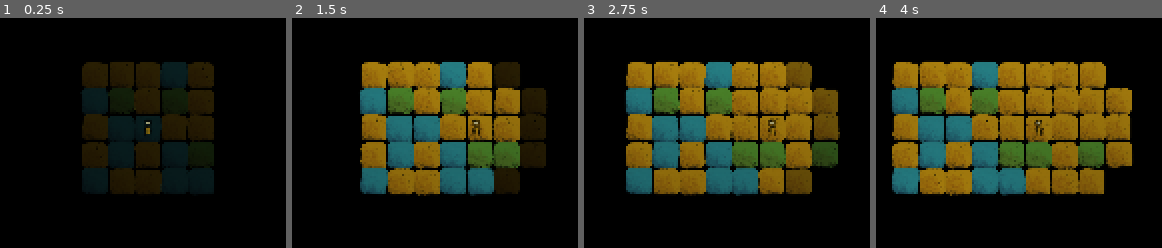
Above: before the commit, frames 1-4 (left to right).
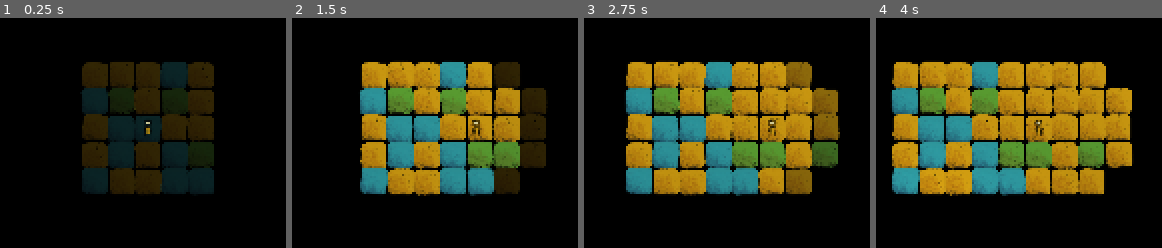
Above: after the commit, the same moments.

Repository: arrayewhy/Worlds
Game: Godot game, scene res://Scenes/Main.tscn
The game is run twice, just before and just after one commit, with the same random seed, the same clock (stepped at 60 frames per second) and the same inputs.
Inputs (mouse positions are in pixels of both pictures, inside the frame that each line leads up to):
- Up to frame 1 (0.25 s): no input
- Up to frame 2 (1.5 s): tap Enter (Enter) at 0.5, 0.6 s; move the mouse to (outside the picture) at 0.52 s; hold D (Right) 0.53-1.25 s; click (outside the picture) at 0.67 s; drag from (outside the picture) to (outside the picture) at 1.27 s
- Up to frame 3 (2.75 s): move the mouse to (outside the picture) at 2.02 s; hold D (Right) from 2.03 s (still down); tap O at 2.1 s
- Up to frame 4 (4 s): release D (Right) at 2.75 s; drag from (outside the picture) to (outside the picture) at 2.77 s; move the mouse to (outside the picture) at 3.52 s; hold A (Left) from 3.53 s (still down); tap Shift at 3.6 s

The runs differ from the first frame. In frame 1, less than 0.1% of the frame differs, in the area x 51-53%, y 45-51%; in frame 2, 26%; in frame 3, 34%; in frame 4, 40%, in the area x 5-90%, y 19-78%.

Commit message:
Edit Sun

Diff:
--- a/worlds/Scenes/Main.tscn
+++ b/worlds/Scenes/Main.tscn
@@ -411,5 +411,5 @@
 
 [node name="Sun" type="PointLight2D" parent="Lighting/Lights"]
 position = Vector2(512, 512)
-scale = Vector2(400, 400)
+scale = Vector2(1000, 1000)
 texture = SubResource("GradientTexture2D_7v4ub")
